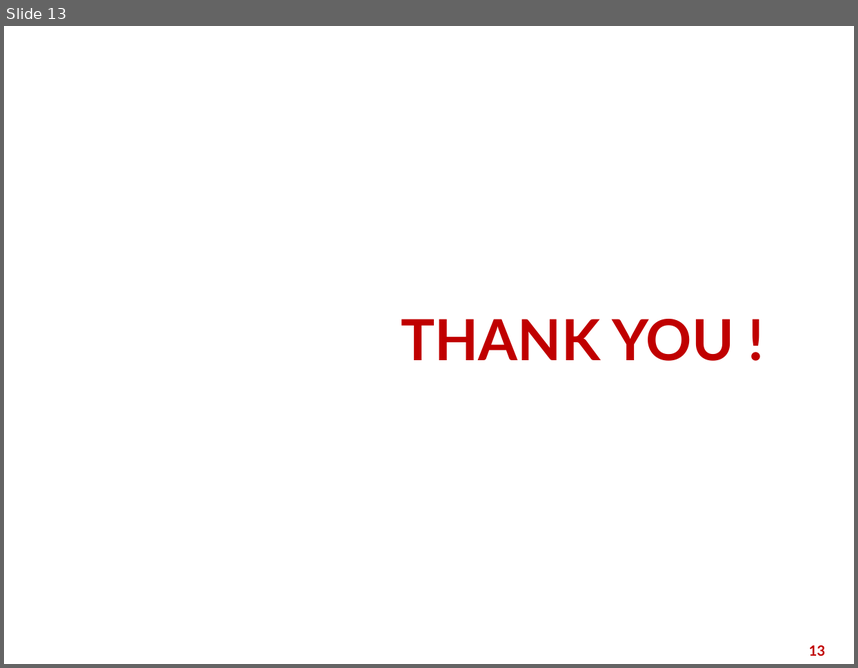
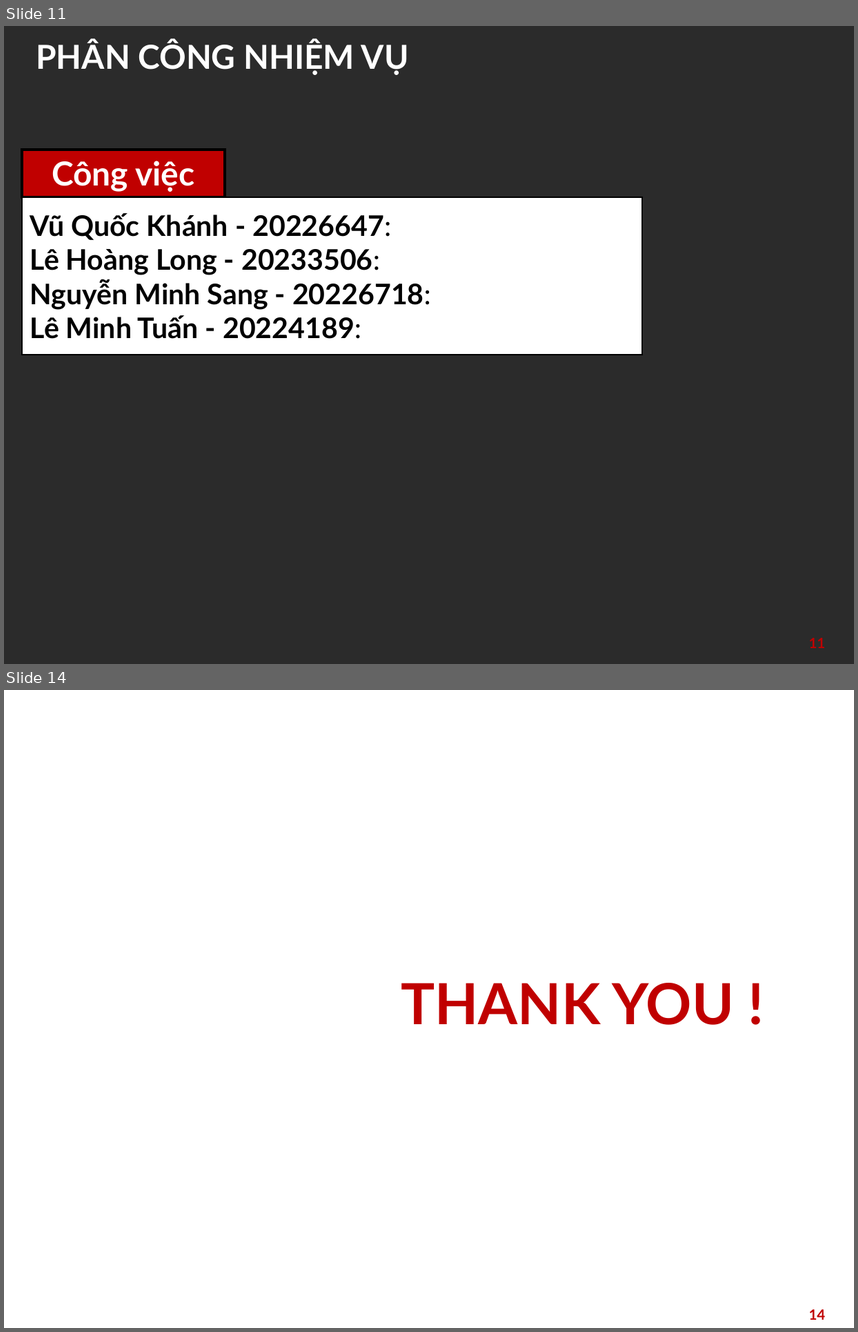
Before and after one commit to KTPM-UD/HUSTFarm-part1, a slide deck: HustFarm_Plan_v1.pptx. Shown one above the other, each under a label of ours: slide 13 before the commit, slides 11 and 14 after it; the slides between them are not shown. The pictures are 858x668 and 858x1332 pixels, drawn with LibreOffice and Linux fonts; fonts in the diff are those of the drawing; background and template pictures are left out; a plain dark background stands for a picture behind light text. Boxes give left, top, right and bottom in pixels: in the first picture for what was removed or moved away, otherwise in the second. Text is boxed around its words. In the diff, an @@ line names an element or a change of style, - is before the commit and + after.

```diff
--- a/HustFarm_Plan_v1.pptx
+++ b/HustFarm_Plan_v1.pptx
@@ slide 11 added at [4, 26, 854, 664], background picture (left out) @@
@@ title added at [36, 40, 409, 75], 28 pt, text #FFFFFF, bold @@
+PHÂN CÔNG NHIỆM VỤ
@@ rectangle added at [22, 150, 225, 197], fill #C00000, outline #000000 2.25 pt, 28 pt, text #FFFFFF, bold @@
+Công việc
@@ rectangle added at [22, 197, 642, 354], fill #FFFFFF, outline #000000 1 pt, 24 pt, text #000000, bold @@
+Vũ Quốc Khánh - 20226647:
+Lê Hoàng Long - 20233506:
+Nguyễn Minh Sang - 20226718:
+Lê Minh Tuấn - 20224189:
@@ page number added at [809, 637, 826, 648], 12 pt, text #C00000, bold @@
+11
@@ what was slide 13 is now slide 14 @@
@@ page number at [809, 1309, 826, 1319]: text changed @@
-13
+14
```
Also in this commit, not shown: 3 slides changed, 1 other slide added, 1 slide removed.
